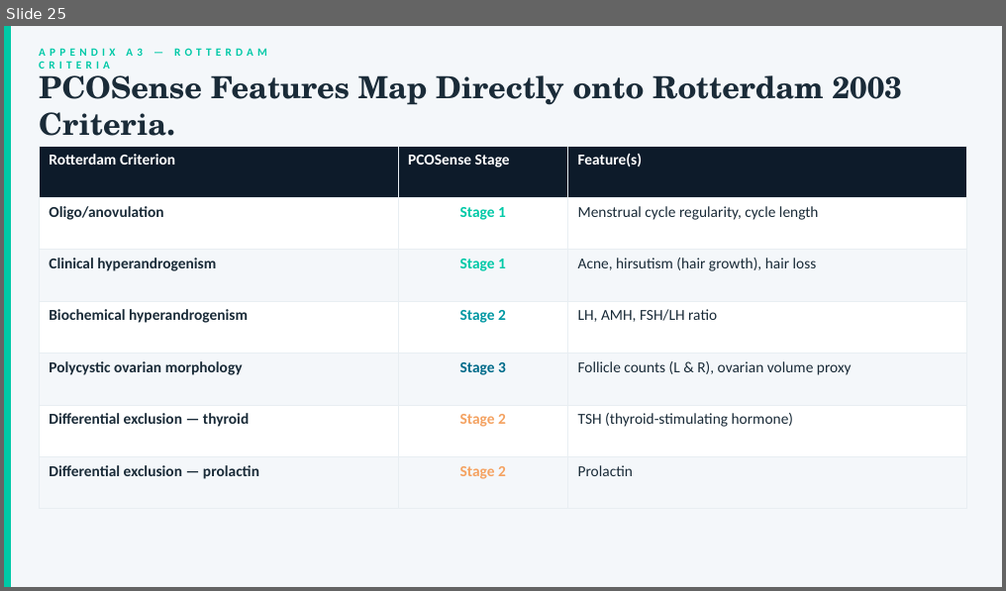
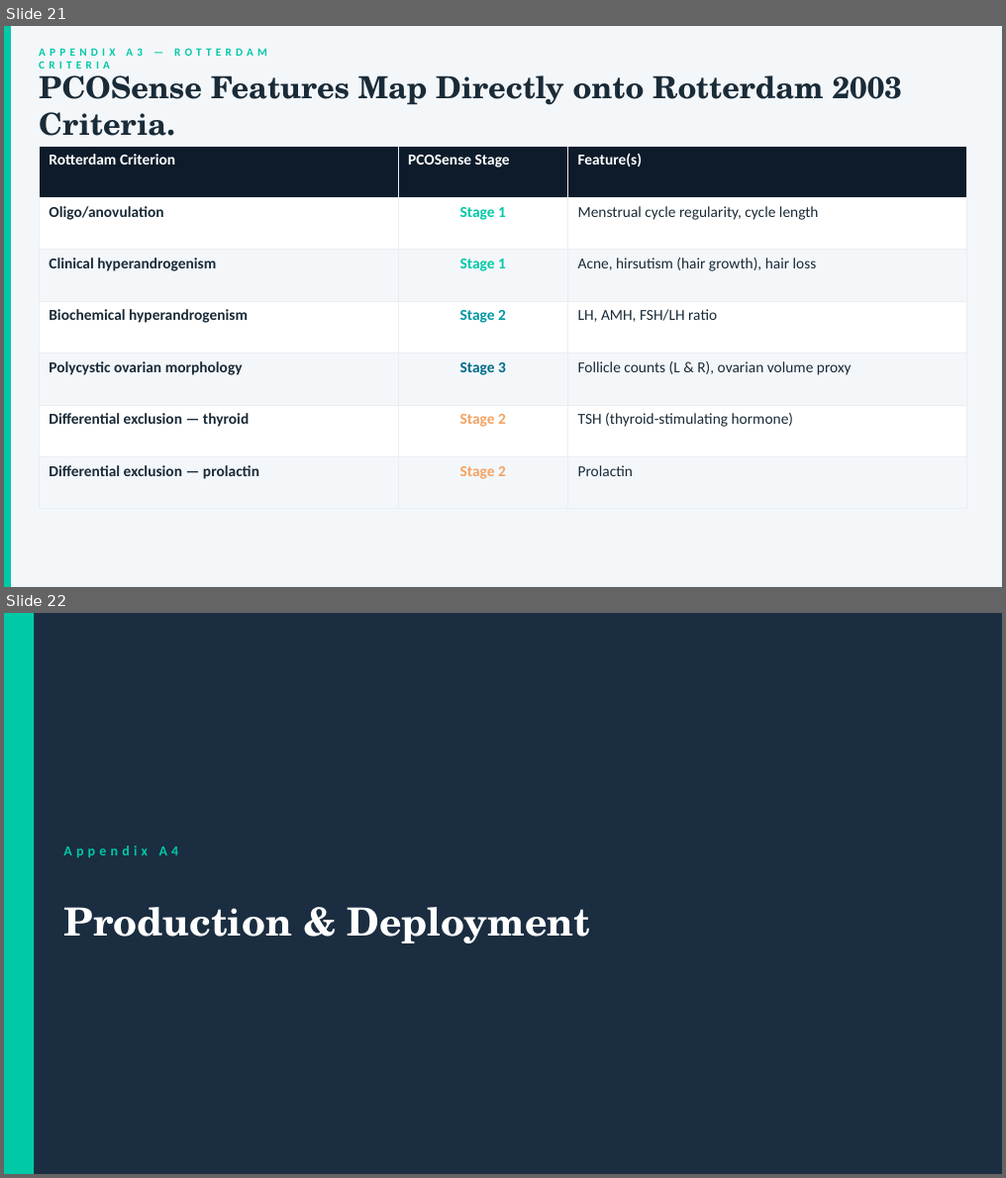
Before and after one commit to AaronDDavis/organic-computers, a slide deck: PCOSense_Presentation.pptx. Shown one above the other, each under a label of ours: slide 25 before the commit, slides 21 and 22 after it. The pictures are 1006x591 and 1006x1178 pixels, drawn with LibreOffice and Linux fonts; fonts in the diff are those of the drawing. Boxes give left, top, right and bottom in pixels: in the first picture for what was removed or moved away, otherwise in the second. Text is boxed around its words. In the diff, an @@ line names an element or a change of style, - is before the commit and + after.

```diff
--- a/PCOSense_Presentation.pptx
+++ b/PCOSense_Presentation.pptx
@@ slide 22 added at [4,613,1002,1174], background #1B2D40 @@
@@ rectangle added at [4,613,34,1173], fill #00C9A7 @@
@@ text added at [63,846,179,858], 10 pt, text #00C9A7, bold @@
+Appendix A4
@@ text added at [63,907,590,944], 28 pt, text #FFFFFF, bold @@
+Production & Deployment
@@ what was slide 25 is now slide 21 @@
```
Also in this commit, not shown: 10 slides changed, 1 other slide added, 17 other files.
